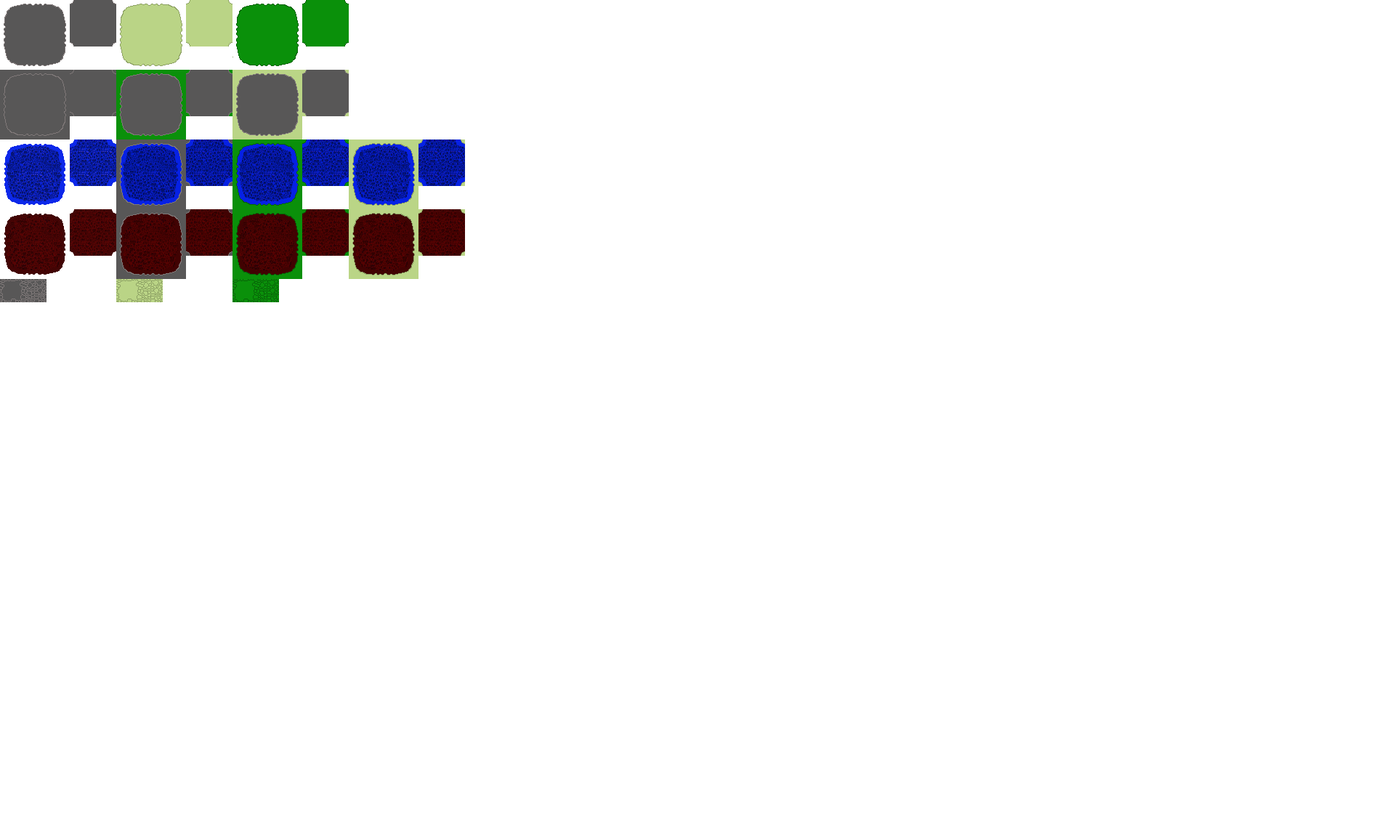
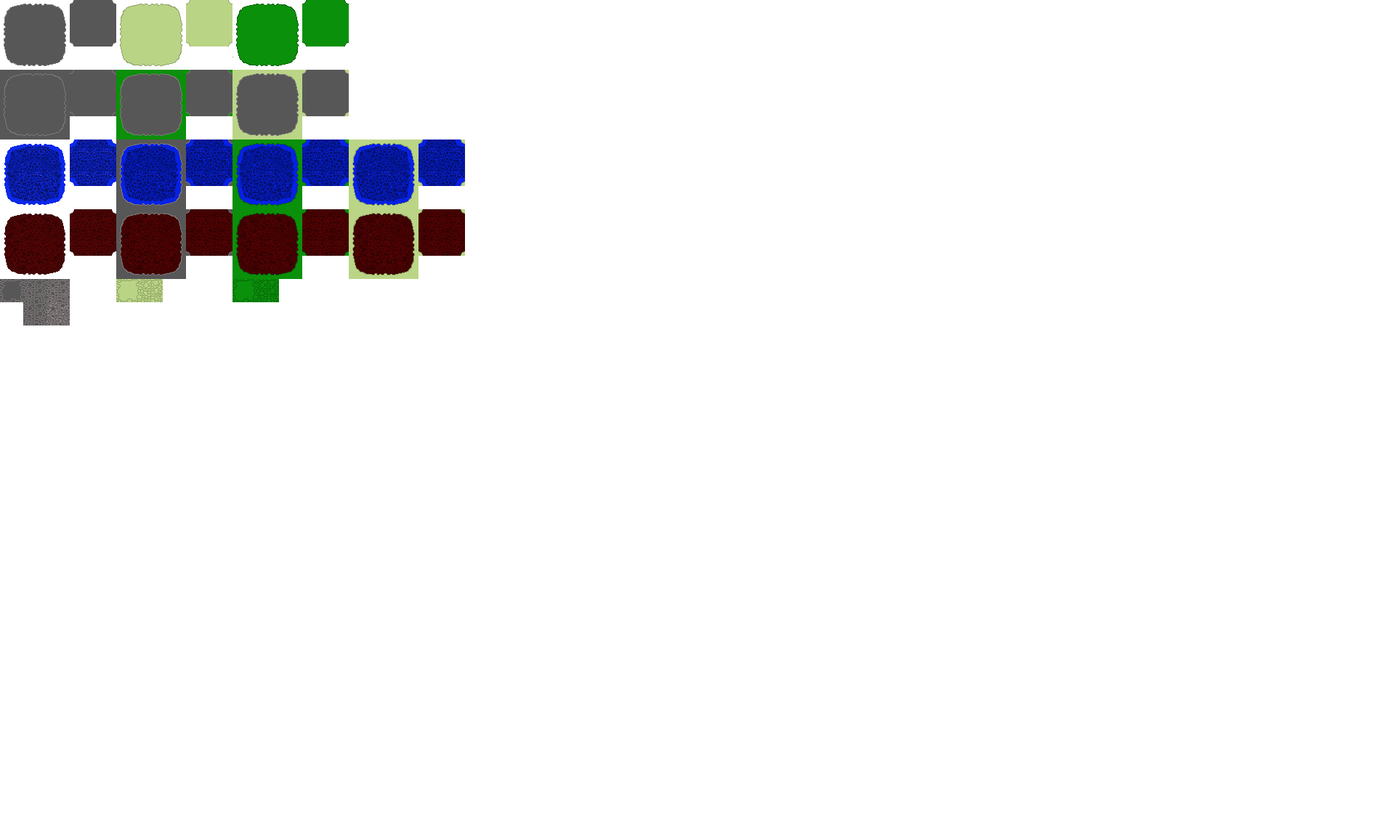
Layered file, before and after one edit (w=1395, h=837). Changes by layer:
painted on "Tileset" over [23, 279, 70, 326]
